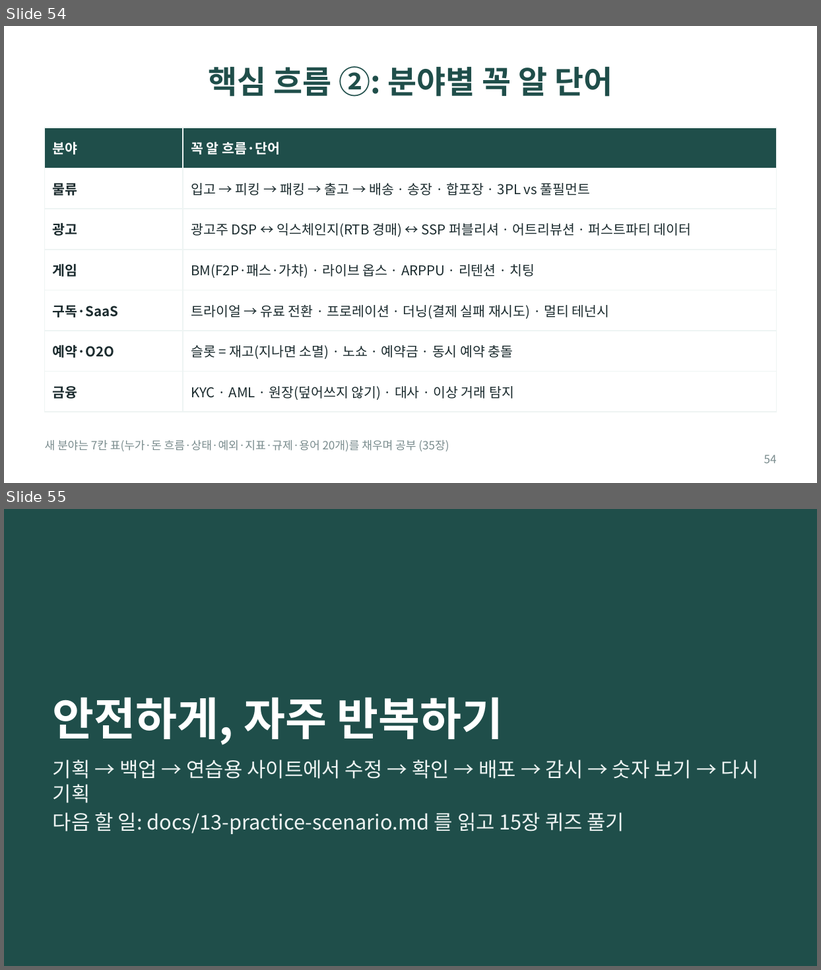
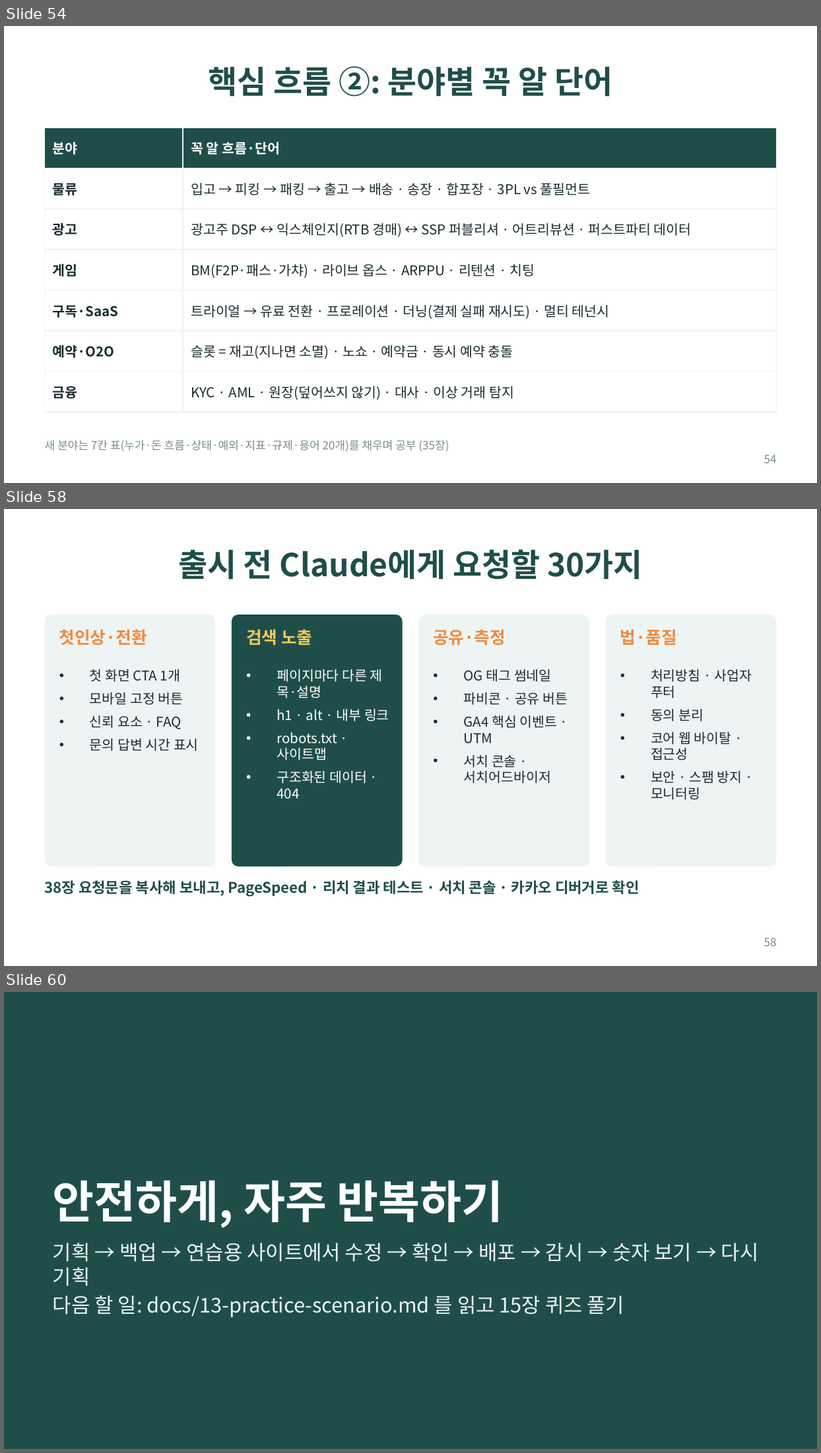
Before and after one commit to bincodin-ko/stanford-study, a slide deck: slides/internet-business-101.pptx. Shown one above the other, each under a label of ours: slides 54 and 55 before the commit, slides 54, 58 and 60 after it; the slides between them are not shown. The pictures are 821x970 and 821x1453 pixels, drawn with LibreOffice and Linux fonts; fonts in the diff are those of the drawing. Boxes give left, top, right and bottom in pixels: in the first picture for what was removed or moved away, otherwise in the second. Text is boxed around its words. In the diff, an @@ line names an element or a change of style, - is before the commit and + after.

```diff
--- a/slides/internet-business-101.pptx
+++ b/slides/internet-business-101.pptx
@@ slide 58 added at (x1=4, y1=509, x2=817, y2=966), background #FFFFFF @@
@@ title added at (x1=178, y1=549, x2=643, y2=580), 28 pt, text #1F4E4A, bold @@
+출시 전 Claude에게 요청할 30가지
@@ rounded rectangle added at (x1=45, y1=615, x2=215, y2=867), fill #EEF4F3 @@
@@ rounded rectangle added at (x1=232, y1=615, x2=403, y2=867), fill #1F4E4A @@
@@ rounded rectangle added at (x1=418, y1=615, x2=589, y2=867), fill #EEF4F3 @@
@@ rounded rectangle added at (x1=606, y1=615, x2=776, y2=867), fill #EEF4F3 @@
@@ text added at (x1=59, y1=629, x2=147, y2=646), 15 pt, text #F08A3E, bold @@
+첫인상·전환
@@ text added at (x1=246, y1=629, x2=312, y2=646), 15 pt, text #F4C95D, bold @@
+검색 노출
@@ text added at (x1=433, y1=629, x2=506, y2=646), 15 pt, text #F08A3E, bold @@
+공유·측정
@@ text added at (x1=620, y1=629, x2=677, y2=645), 15 pt, text #F08A3E, bold @@
+법·품질
@@ text added at (x1=90, y1=669, x2=199, y2=751), 12 pt, text #1B2B2E @@
+• 첫 화면 CTA 1개
+• 모바일 고정 버튼
+• 신뢰 요소 · FAQ
+• 문의 답변 시간 표시
@@ text added at (x1=277, y1=669, x2=389, y2=799), 12 pt, text #FFFFFF @@
+• 페이지마다 다른 제목·설명
+• h1 · alt · 내부 링크
+• robots.txt · 사이트맵
+• 구조화된 데이터 · 404
@@ text added at (x1=464, y1=669, x2=568, y2=784), 12 pt, text #1B2B2E @@
+• OG 태그 썸네일
+• 파비콘 · 공유 버튼
+• GA4 핵심 이벤트 · UTM
+• 서치 콘솔 · 서치어드바이저
@@ text added at (x1=651, y1=669, x2=752, y2=800), 12 pt, text #1B2B2E @@
+• 처리방침 · 사업자 푸터
+• 동의 분리
+• 코어 웹 바이탈 · 접근성
+• 보안 · 스팸 방지 · 모니터링
@@ text added at (x1=45, y1=881, x2=640, y2=897), 13 pt, text #1F4E4A, bold @@
+38장 요청문을 복사해 보내고, PageSpeed · 리치 결과 테스트 · 서치 콘솔 · 카카오 디버거로 확인
@@ page number added at (x1=764, y1=938, x2=777, y2=947), 10 pt, text #7A8C8E @@
+58
@@ what was slide 55 is now slide 60 @@
```
Also in this commit, not shown: 4 other slides added, 9 other files.
